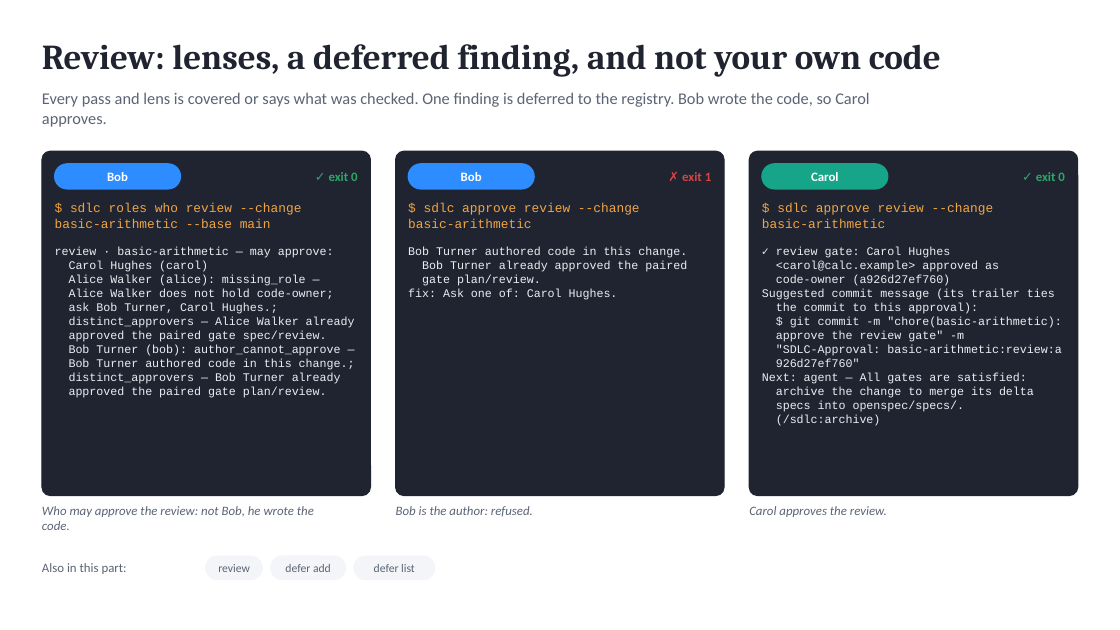
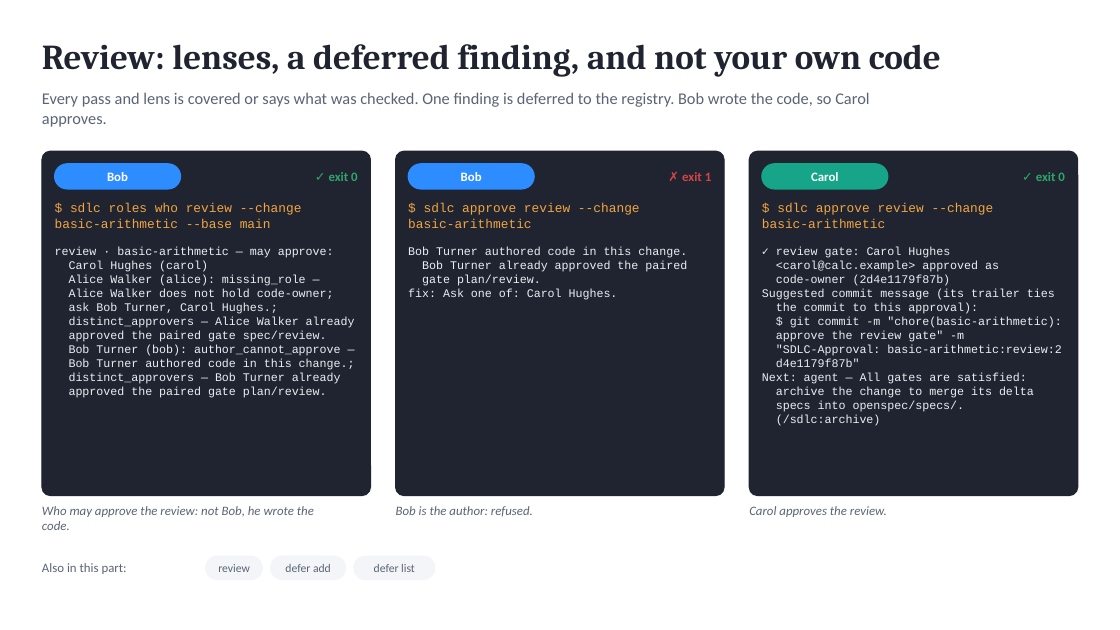
Before and after one commit to marin-ai-tech/sdlc, a slide deck: slide 12 of docs/demo/sdlc-calculator-demo.en.pptx. Drawn at 1120x630 pixels with LibreOffice and Linux fonts; fonts in the diff are those of the drawing. Boxes give left, top, right and bottom in pixels: in the first picture for what was removed or moved away, otherwise in the second. Text is boxed around its words. In the diff, an @@ line names an element or a change of style, - is before the commit and + after.

```diff
--- a/docs/demo/sdlc-calculator-demo.en.pptx
+++ b/docs/demo/sdlc-calculator-demo.en.pptx
@@ text at <box>776,275,951,286</box>: text changed @@
-code-owner (a926d27ef760)
+code-owner (2d4e1179f87b)
@@ text at <box>776,345,1061,367</box>: text changed @@
-"SDLC-Approval: basic-arithmetic:review:a
-926d27ef760"
+"SDLC-Approval: basic-arithmetic:review:2
+d4e1179f87b"
```
Also in this commit, not shown: 4 other slides changed, 56 other files.
